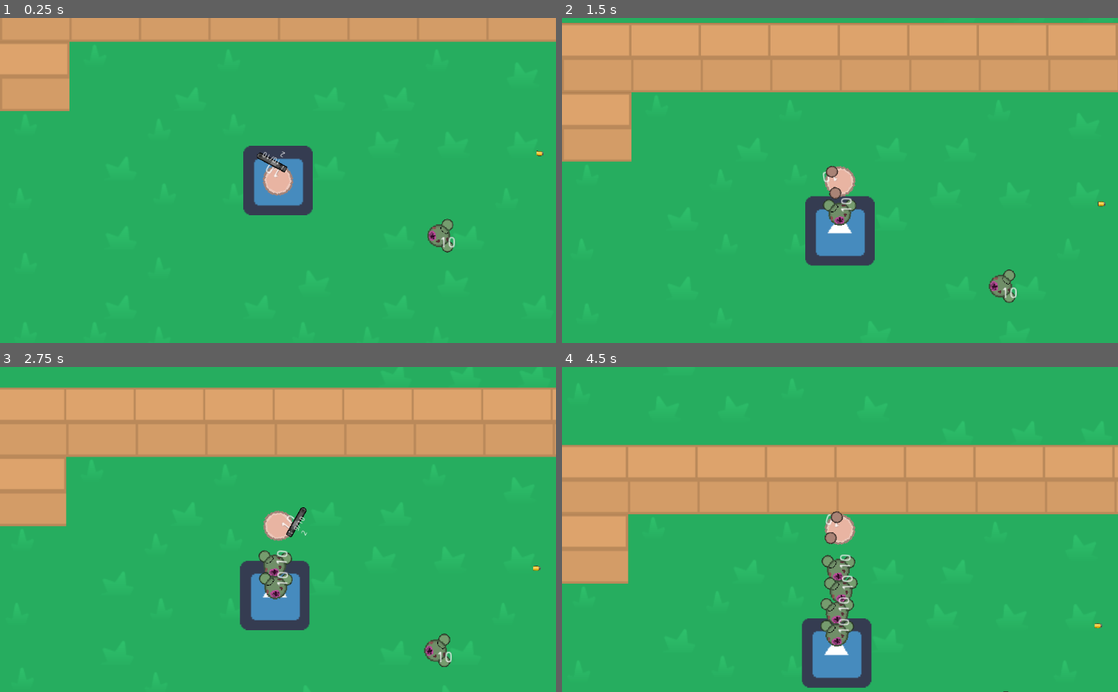
Above: before the commit, frames 1-4 (two rows, left to right).
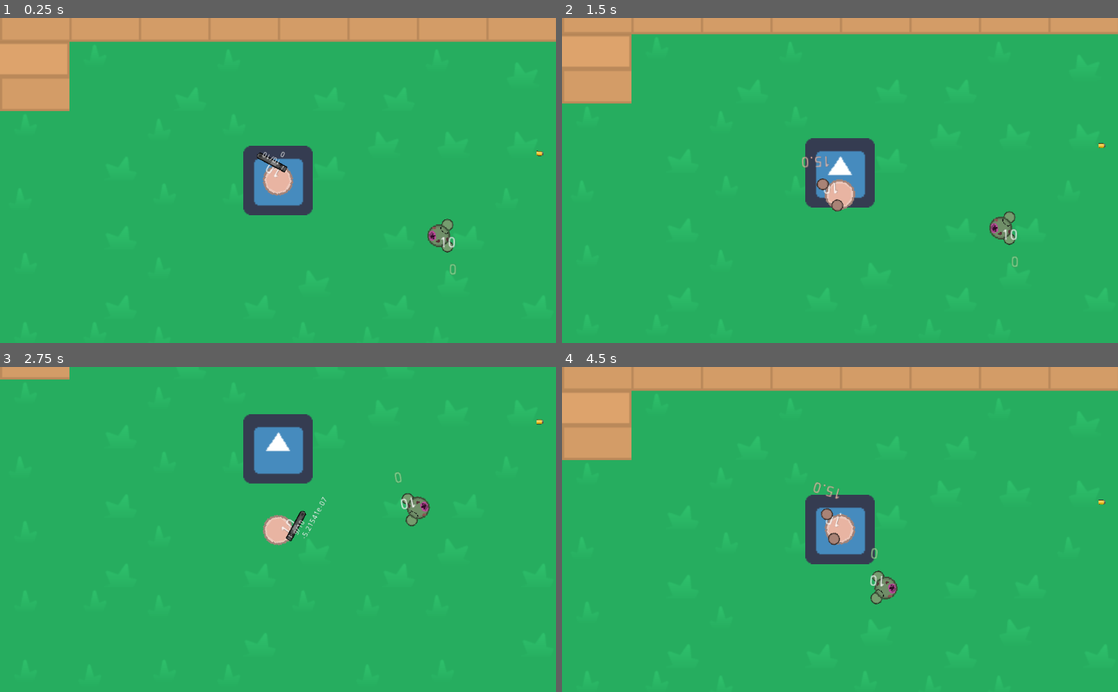
Above: after the commit, the same moments.

Repository: Panda248/Hu-Yang-Yoyale
Game: Godot game, scene res://World.tscn
Two runs of this game, one before a commit and one after it. Both use one fixed random seed, a clock stepped at 60 frames per second and the inputs below. The engine's default icon, where the game draws it, is replaced by a stand-in: a white triangle on a blue panel in a dark square.
Inputs (mouse positions are in pixels of both pictures, inside the frame that each line leads up to):
- Up to frame 1 (0.25 s): no input
- Up to frame 2 (1.5 s): tap Enter at 0.5 s; move the mouse to (962, 164) at 0.52 s; hold E (game_switch_weapon_right) 0.53-1.28 s; click (962, 164) at 0.6 s; right-click (962, 164) at 0.8 s; move the mouse to (728, 196) at 1.27 s; hold Down (ui_down) from 1.28 s (still down); right-click (728, 196) at 1.35 s
- Up to frame 3 (2.75 s): click (166, 545) at 1.55 s; move the mouse to (333, 458) at 2.02 s; release Down (ui_down) at 2.03 s; hold E (game_switch_weapon_right) from 2.03 s (still down); click (333, 458) at 2.1 s; right-click (333, 458) at 2.3 s
- Up to frame 4 (4.5 s): move the mouse to (812, 594) at 2.77 s; release E (game_switch_weapon_right) at 2.78 s; hold Up (ui_up) 2.78-3.53 s; right-click (812, 594) at 2.85 s; click (812, 594) at 3.05 s; move the mouse to (1006, 578) at 3.52 s; hold Q (game_switch_weapon_left) from 3.53 s (still down); click (1006, 578) at 3.6 s; right-click (1006, 578) at 3.8 s; move the mouse to (673, 480) at 4.27 s; right-click (673, 480) at 4.35 s

The runs differ from the first frame. In frame 1, less than 0.1% of the frame differs, in the area x 50-82%, y 41-80%; in frame 2, 27%; in frame 3, 30%; in frame 4, 38%, in the area x 0-100%, y 0-100%.

Commit message:
created noise detection
upon firing a weapon, a signal is emitted which instantiates an alert scene with a position and max radius, which the collisionshape2d's radius constantly increases until it is reached. any enemies in the area2d will be alerted

Diff:
--- /dev/null
+++ b/Alert.tscn
@@ -0,0 +1,15 @@
+[gd_scene load_steps=3 format=2]
+
+[ext_resource path="res://scripts/Alert.gd" type="Script" id=1]
+
+[sub_resource type="CircleShape2D" id=1]
+radius = 0.01
+
+[node name="Alert" type="Area2D"]
+script = ExtResource( 1 )
+
+[node name="CollisionShape2D" type="CollisionShape2D" parent="."]
+modulate = Color( 1, 1, 1, 0.0509804 )
+shape = SubResource( 1 )
+
+[connection signal="body_entered" from="." to="." method="_on_Alert_body_entered"]
--- /dev/null
+++ b/AlertManager.gd
@@ -0,0 +1,11 @@
+extends Node2D
+
+export (PackedScene) var Alert
+
+func alertEnemies(position, alertRadius):
+	var alert = Alert.instance()
+	alert.position = position;
+	alert.
+	add_child(alert);
+
+	pass
--- a/Fists.tscn
+++ b/Fists.tscn
@@ -118,10 +118,11 @@
 script = ExtResource( 2 )
 currentClip = -1
 clip = -1
-reloadTimeFrames = -1
-fireRate = 60
+reloadTimeFrames = 30
+fireRate = 30
 reserveClips = -1
 knockbackMultiplier = 100
+alertRadius = 100
 
 [node name="HitBox" type="Area2D" parent="."]
 script = ExtResource( 1 )
@@ -148,6 +149,7 @@
 texture = ExtResource( 3 )
 
 [node name="Label" type="Label" parent="."]
-visible = false
-margin_right = 40.0
-margin_bottom = 14.0
+margin_left = 1.0
+margin_top = 25.0
+margin_right = 41.0
+margin_bottom = 39.0
--- a/Pistol.tscn
+++ b/Pistol.tscn
@@ -12,7 +12,7 @@
 centered = false
 offset = Vector2( -15, -6 )
 script = ExtResource( 1 )
-reloadTimeFrames = 120
+reloadTimeFrames = 90
 knockbackMultiplier = 100
 Bullet = ExtResource( 3 )
 
--- a/World.tscn
+++ b/World.tscn
@@ -7,6 +7,8 @@
 [ext_resource path="res://scripts/BulletManager.gd" type="Script" id=5]
 [ext_resource path="res://scripts/Main.gd" type="Script" id=6]
 [ext_resource path="res://maps/tilesheet2.png" type="Texture" id=7]
+[ext_resource path="res://scripts/AlertManager.gd" type="Script" id=8]
+[ext_resource path="res://Alert.tscn" type="PackedScene" id=9]
 
 [sub_resource type="ConvexPolygonShape2D" id=2]
 points = PoolVector2Array( 0, 0, 64, 0, 64, 64, 0, 64 )
@@ -124,11 +126,8 @@
 
 [node name="Enemy" parent="." instance=ExtResource( 1 )]
 position = Vector2( 148, 51 )
-velocity = 50
-health = 10
 
 [node name="Player" parent="." instance=ExtResource( 2 )]
-unique_name_in_owner = true
 
 [node name="Bullet" parent="." instance=ExtResource( 4 )]
 position = Vector2( 241, -25 )
@@ -140,5 +139,12 @@
 [node name="Ground" type="TileMap" parent="."]
 show_behind_parent = true
 tile_set = SubResource( 1 )
+collision_friction = 0.0
 format = 1
 tile_data = PoolIntArray( -327687, 3, 3, -327686, 3, 3, -327685, 3, 3, -327684, 3, 2, -327683, 3, 0, -327682, 3, 0, -32 …(5098 unchanged characters)…
+
+[node name="AlertManager" type="Node2D" parent="."]
+script = ExtResource( 8 )
+Alert = ExtResource( 9 )
+
+[node name="Alert" parent="." instance=ExtResource( 9 )]
--- a/project.godot
+++ b/project.godot
@@ -9,6 +9,11 @@
 config_version=4
 
 _global_script_classes=[ {
+"base": "Entity",
+"class": "Enemy",
+"language": "GDScript",
+"path": "res://scripts/Enemy.gd"
+}, {
 "base": "KinematicBody2D",
 "class": "Entity",
 "language": "GDScript",
@@ -24,15 +29,22 @@
 "language": "GDScript",
 "path": "res://scripts/HurtBox.gd"
 }, {
+"base": "Entity",
+"class": "Player",
+"language": "GDScript",
+"path": "res://scripts/Player.gd"
+}, {
 "base": "Node2D",
 "class": "Weapon",
 "language": "GDScript",
 "path": "res://scripts/Weapon.gd"
 } ]
 _global_script_class_icons={
+"Enemy": "",
 "Entity": "",
 "HitBox": "",
 "HurtBox": "",
+"Player": "",
 "Weapon": ""
 }
 
--- /dev/null
+++ b/scripts/Alert.gd
@@ -0,0 +1,16 @@
+extends Area2D
+
+var maxRadius := 0
+export var speedOfSound = 10
+
+func _process(delta):
+	if($CollisionShape2D.shape.radius < maxRadius):
+		$CollisionShape2D.shape.radius += speedOfSound
+	else:
+		self.queue_free()
+
+
+func _on_Alert_body_entered(body):
+	if(body is Enemy):
+		body.alert(position)
+	pass # Replace with function body.
--- /dev/null
+++ b/scripts/AlertManager.gd
@@ -0,0 +1,11 @@
+extends Node2D
+
+export (PackedScene) var Alert
+
+func alertEnemies(position, alertRadius):
+	var alert = Alert.instance()
+	alert.get_node("CollisionShape2D").shape.radius = 1
+	alert.position = position;
+	alert.maxRadius = alertRadius
+	add_child(alert);
+	pass
--- a/scripts/Enemy.gd
+++ b/scripts/Enemy.gd
@@ -1,3 +1,4 @@
+class_name Enemy
 extends Entity
 
 
@@ -46,11 +47,11 @@
 
 func _chase(delta):
 	look_at(player.position)
-	motion = move_and_collide((player.position - position).normalized() * delta * velocity)
+	motion = move_and_slide((player.position - position).normalized() * velocity)
 	pass
 func _investigate(delta):
 	look_at(destination)
-	motion = move_and_collide((destination - position).normalized() * delta * velocity)
+	motion = move_and_slide((destination - position).normalized() * velocity)
 	if position.distance_to(destination) < 10:
 		state = IDLE
 	pass
@@ -63,8 +64,7 @@
 
 func _on_FOV_body_exited(body):
 	if(body == player):
-		destination = player.position
-		state = INVESTIGATE
+		alert(body.position)
 	pass # Replace with function body.
 
 func takeDamage(damage : int):
@@ -83,3 +83,7 @@
 	if(body == player):
 		state = CHASE
 	pass # Replace with function body.
+
+func alert(position):
+	destination = position
+	state = INVESTIGATE
--- a/scripts/Fists.gd
+++ b/scripts/Fists.gd
@@ -1,21 +1,25 @@
 extends Weapon
 
 func _enter_tree():
-	$HitBox.knockbackMultiplier = self.knockbackMultiplier
+	$HitBox.knockbackMultiplier = knockbackMultiplier
+	$HitBox.damage = damage
+	pass
 
 func _process(delta):
-	$Label.text = var2str($HitBox.knockbackDirection)
+	._process(delta)
+	$Label.text = var2str(reloadAndShootDelay)
 
 
 func primaryFire():
-	if reloadAndShootDelay == 0:
+	if reloadAndShootDelay <= 0:
 		$HitBox.knockbackDirection = $HitBox.knockbackDirection.rotated(global_rotation-$HitBox.knockbackDirection.angle())
-		print(var2str($HitBox.knockbackDirection))
+		alert()
 		$AnimationPlayer.play("attackLeft")
 		self.reloadAndShootDelay = fireRate
 
 func secondaryFire():
-	if reloadAndShootDelay == 0:
+	if reloadAndShootDelay <= 0:
 		$HitBox.knockbackDirection = $HitBox.knockbackDirection.rotated(global_rotation-$HitBox.knockbackDirection.angle())
+		alert()
 		$AnimationPlayer.play("attackRight")
 		self.reloadAndShootDelay = fireRate
--- a/scripts/Main.gd
+++ b/scripts/Main.gd
@@ -2,12 +2,14 @@
 
 
 onready var bullet_manager = $BulletManager;
+onready var alert_manager = $AlertManager;
 export (PackedScene) var Enemy
 var ticks = 0
 var tickRate = 1
 
 func _ready():
 	$Player.connect("player_shot", bullet_manager, "bullet_shot");
+	$Player.connect("alert_enemies", alert_manager, "alertEnemies");
 
 
 func _process(delta):
@@ -17,7 +19,7 @@
 			if item._dead():
 				remove_child(item)
 
-	if ticks%60 == 0:
+	if ticks%600 == 0:
 		add_child(Enemy.instance())
 
 
--- a/scripts/Pistol.gd
+++ b/scripts/Pistol.gd
@@ -5,16 +5,17 @@
 func _process(delta):
 	._process(delta)
 	$Label.text = var2str(currentClip) + "/" + var2str(clip)
-	$Label2.text = var2str(reserveClips)
+	$Label2.text = var2str(reloadAndShootDelay)
 	look_at(get_global_mouse_position())
 
 func primaryFire():
-	if self.reloadAndShootDelay == 0:
+	if self.reloadAndShootDelay <= 0:
 		if(currentClip > 0):
 			var bullet_instance = Bullet.instance();
 			var target = get_global_mouse_position()
 			var direction_to_mouse = $BarrelEnd.global_position.direction_to(target).normalized();
 			$ShootSFX.play(0)
+			alert()
 			get_parent().get_parent().emit_signal("player_shot",
 												bullet_instance,
 												$BarrelEnd.global_position,
--- a/scripts/Player.gd
+++ b/scripts/Player.gd
@@ -1,6 +1,8 @@
+class_name Player
 extends Entity
 
 signal player_shot(bullet, position, direction);
+signal alert_enemies(alertRadius);
 
 var direction;
 
@@ -24,7 +26,7 @@
 	input_action()
 
 	direction = direction.normalized();
-	move_and_collide(direction * velocity * delta);
+	move_and_slide(direction * velocity);
 	pass
 
 func input_movement():
@@ -58,6 +60,8 @@
 		$Weapons.add_child(prevWeapon)
 		$Weapons.remove_child(nextWeapon)
 		$Equipped.add_child(nextWeapon)
+		prevWeapon.set_owner(self)
+		nextWeapon.set_owner(self)
 
 	elif Input.is_action_just_pressed("game_switch_weapon_right"):
 		var nextWeapon = $Weapons.get_child($Weapons.get_child_count()-1)
@@ -66,3 +70,5 @@
 		$Weapons.add_child(prevWeapon)
 		$Weapons.remove_child(nextWeapon)
 		$Equipped.add_child(nextWeapon)
+		prevWeapon.set_owner(self)
+		nextWeapon.set_owner(self)
--- a/scripts/Weapon.gd
+++ b/scripts/Weapon.gd
@@ -1,6 +1,5 @@
+extends Node2D
 class_name Weapon
-extends Node2D
-
 
 export var damage := 1
 export var currentClip = 10
@@ -9,19 +8,28 @@
 export var fireRate := 10
 export var reserveClips := 2
 export var knockbackMultiplier := 0
+export var alertRadius := 1000
 
 var shotTimeStamp = fireRate*-1
 var reloadAndShootDelay = 0
 
 func _process(delta):
 	if(self.reloadAndShootDelay > 0):
-		self.reloadAndShootDelay-=1
+		self.reloadAndShootDelay-= delta*60
 	elif(currentClip == 0 && reserveClips > 0):
 		currentClip = clip
-		reserveClips-=1
+		reserveClips-= delta*60
 
 func primaryFire():
+
 	pass
 
 func secondaryFire():
 	pass
+
+func alert():
+	if(get_owner() is Player):
+		get_owner().emit_signal("alert_enemies", global_position, alertRadius);
+	else:
+		#print(var2str(get_owner()))
+		pass
Not shown: 1 places in World.tscn that only renumber resources
